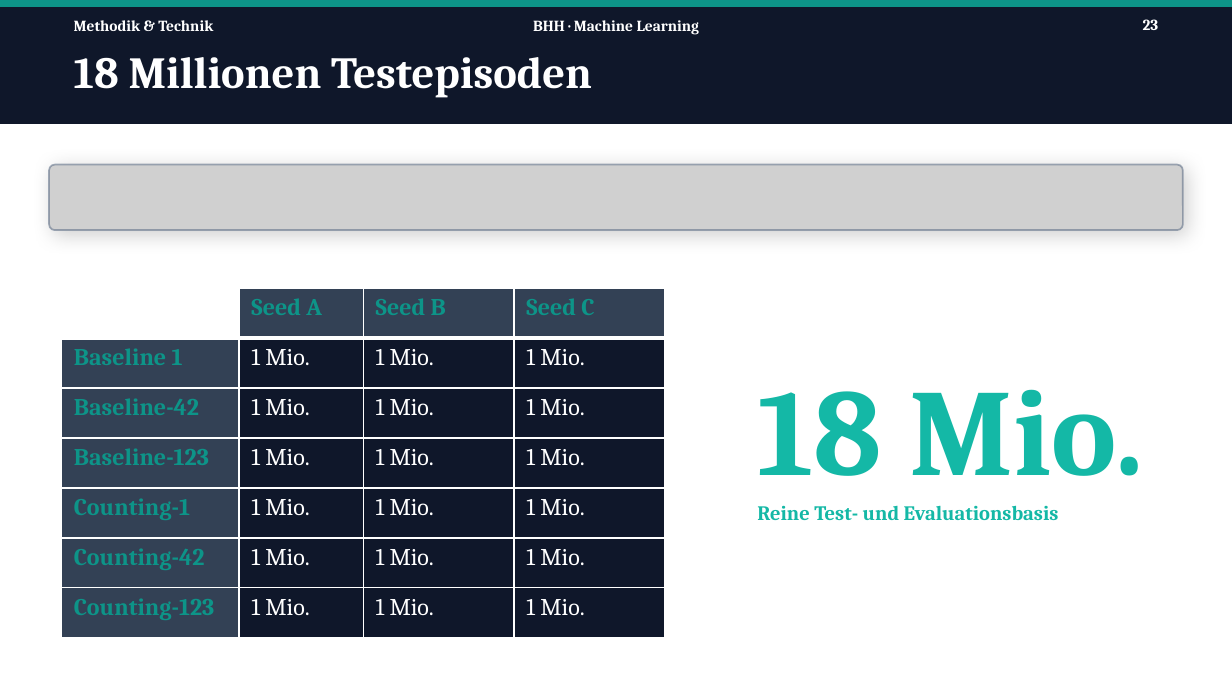
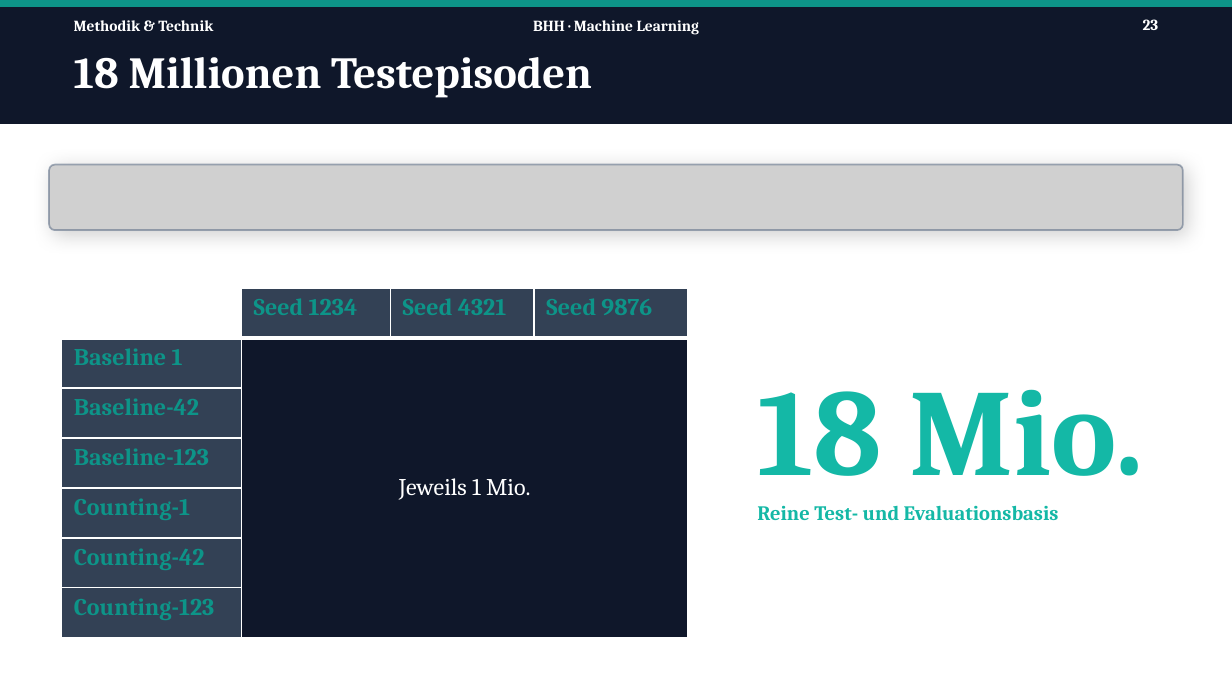
Before and after one commit to Tom-N-M/ml-blackjack, a slide deck: slide 23 of Präsi/PP_v2.pptx. Drawn at 1232x693 pixels with LibreOffice and Linux fonts; fonts in the diff are those of the drawing; grey boxes stand for pictures. Boxes give left, top, right and bottom in pixels: in the first picture for what was removed or moved away, otherwise in the second. Text is boxed around its words. In the diff, an @@ line names an element or a change of style, - is before the commit and + after.

Commit message:
little fixes ref #15

```diff
--- a/Präsi/PP_v2.pptx
+++ b/Präsi/PP_v2.pptx
@@ table at [62,288,689,638] @@
-row 1:  | Seed A | Seed B | Seed C
+row 1:  | Seed 1234 | Seed 4321 | Seed 9876
-row 2: Baseline 1 | 1 Mio. | 1 Mio. | 1 Mio.
+row 2: Baseline 1 | Jeweils 1 Mio. |  | 
-row 3: Baseline-42 | 1 Mio. | 1 Mio. | 1 Mio.
+row 3: Baseline-42 |  |  | 
-row 4: Baseline-123 | 1 Mio. | 1 Mio. | 1 Mio.
+row 4: Baseline-123 |  |  | 
-row 5: Counting-1 | 1 Mio. | 1 Mio. | 1 Mio.
+row 5: Counting-1 |  |  | 
-row 6: Counting-42 | 1 Mio. | 1 Mio. | 1 Mio.
+row 6: Counting-42 |  |  | 
-row 7: Counting-123 | 1 Mio. | 1 Mio. | 1 Mio.
+row 7: Counting-123 |  |  | 
@@ table: place and size @@
-table at [62,288,664,638]
+table at [62,288,689,638]
```
Also in this commit, not shown: 2 other slides changed.
